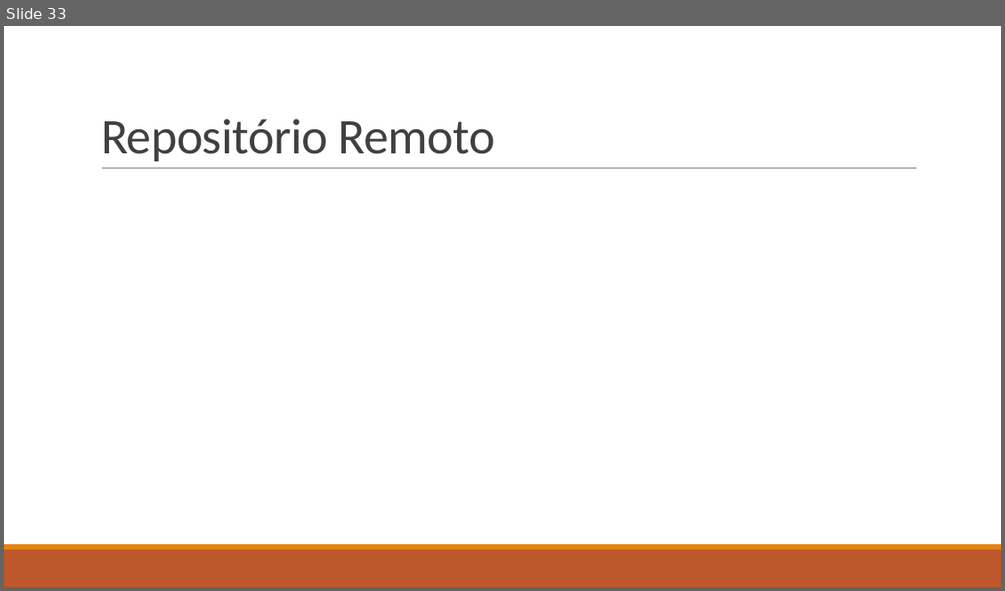
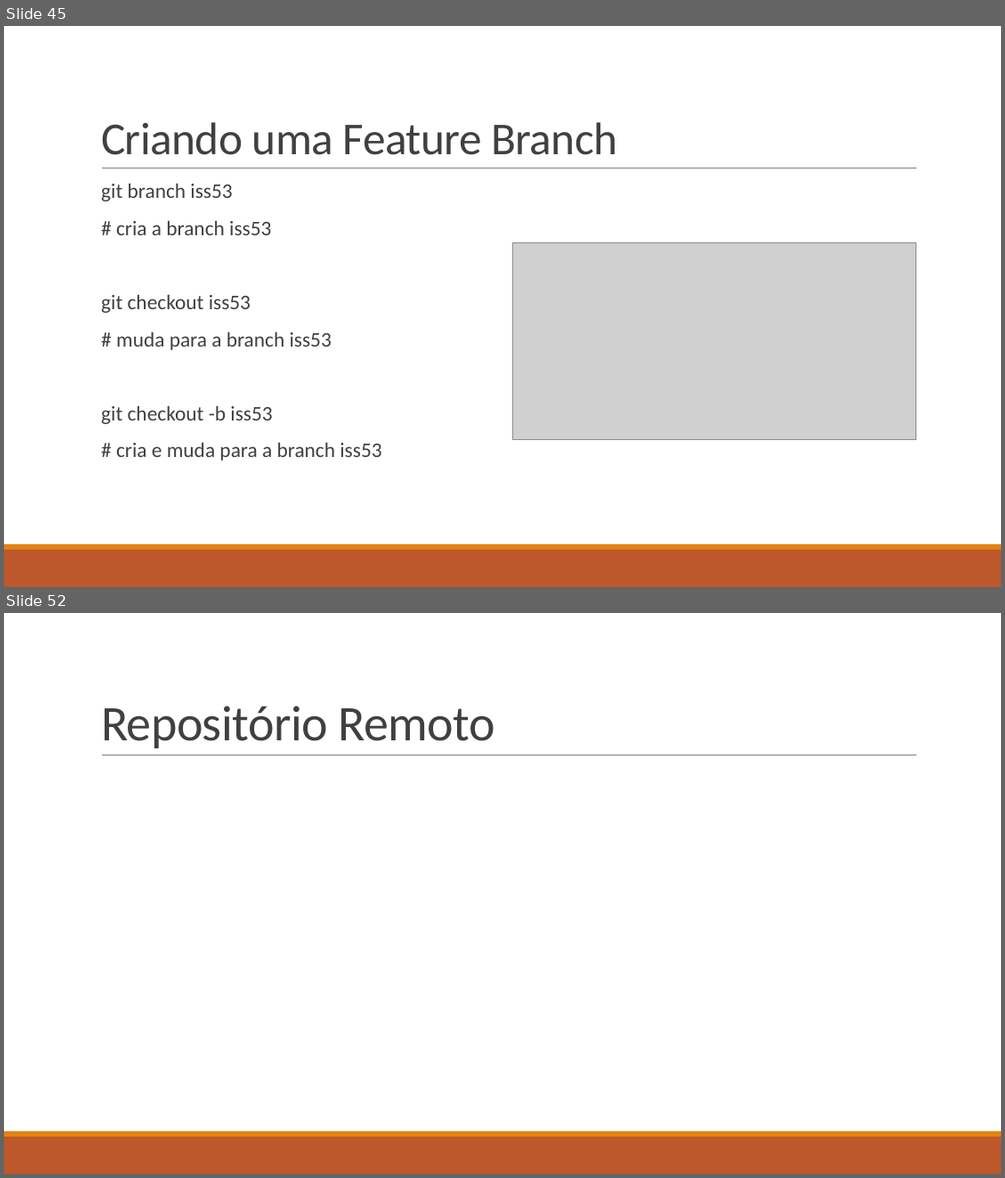
Before and after one commit to ekson73/Docs, a slide deck: Projeto VEK - GIT 4 VEK.pptx. Shown one above the other, each under a label of ours: slide 33 before the commit, slides 45 and 52 after it; the slides between them are not shown. The pictures are 1005x591 and 1005x1178 pixels, drawn with LibreOffice and Linux fonts; fonts in the diff are those of the drawing; grey boxes stand for pictures. Boxes give left, top, right and bottom in pixels: in the first picture for what was removed or moved away, otherwise in the second. Text is boxed around its words. In the diff, an @@ line names an element or a change of style, - is before the commit and + after.

```diff
--- a/Projeto VEK - GIT 4 VEK.pptx
+++ b/Projeto VEK - GIT 4 VEK.pptx
@@ slide 45 added at (4, 26, 1001, 587), background #FFFFFF; not listed: 3 template elements that a slide beside it also shows @@
@@ title added at (101, 122, 617, 155), 44 pt, text #404040 @@
+Criando uma Feature Branch
@@ text added at (101, 184, 381, 460), 20 pt, text #404040 @@
+  git branch iss53
+  # cria a branch iss53
+  git checkout iss53
+  # muda para a branch iss53
+  git checkout -b iss53
+  # cria e muda para a branch iss53
@@ picture added at (512, 243, 916, 440) @@
@@ what was slide 33 is now slide 52 @@
```
Also in this commit, not shown: 3 slides changed, 18 other slides added, 2 other files.
